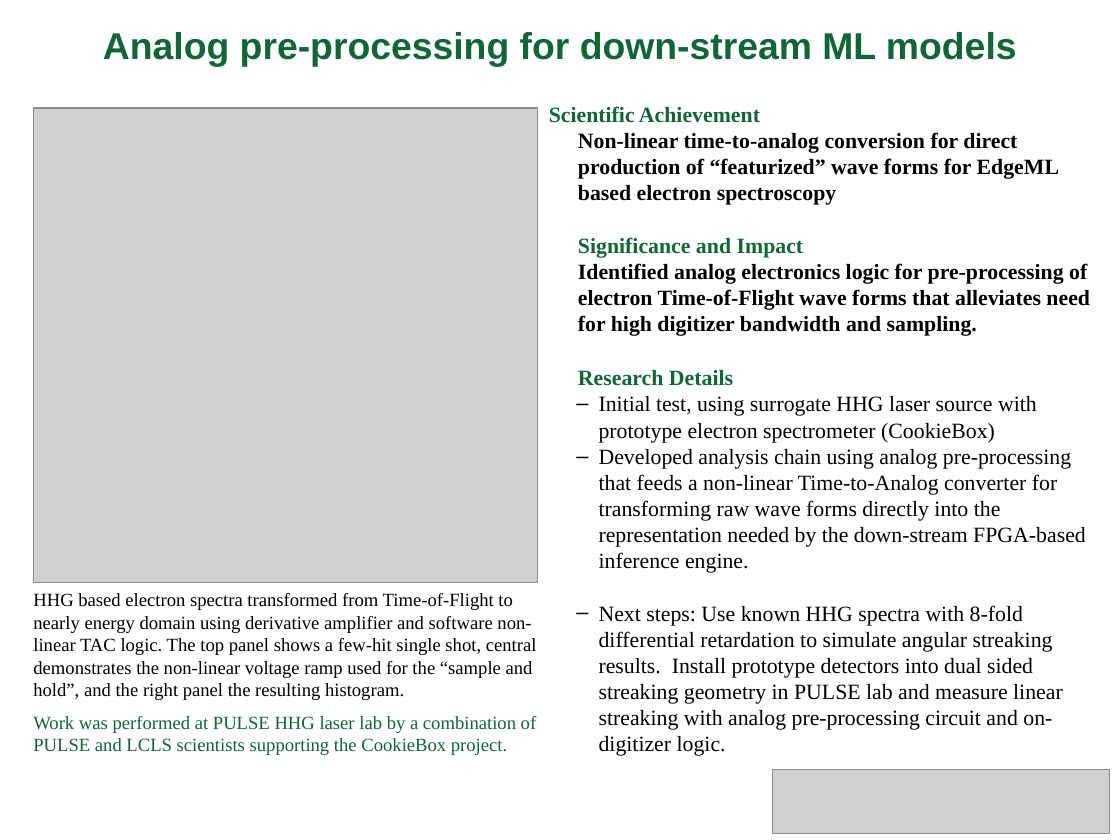
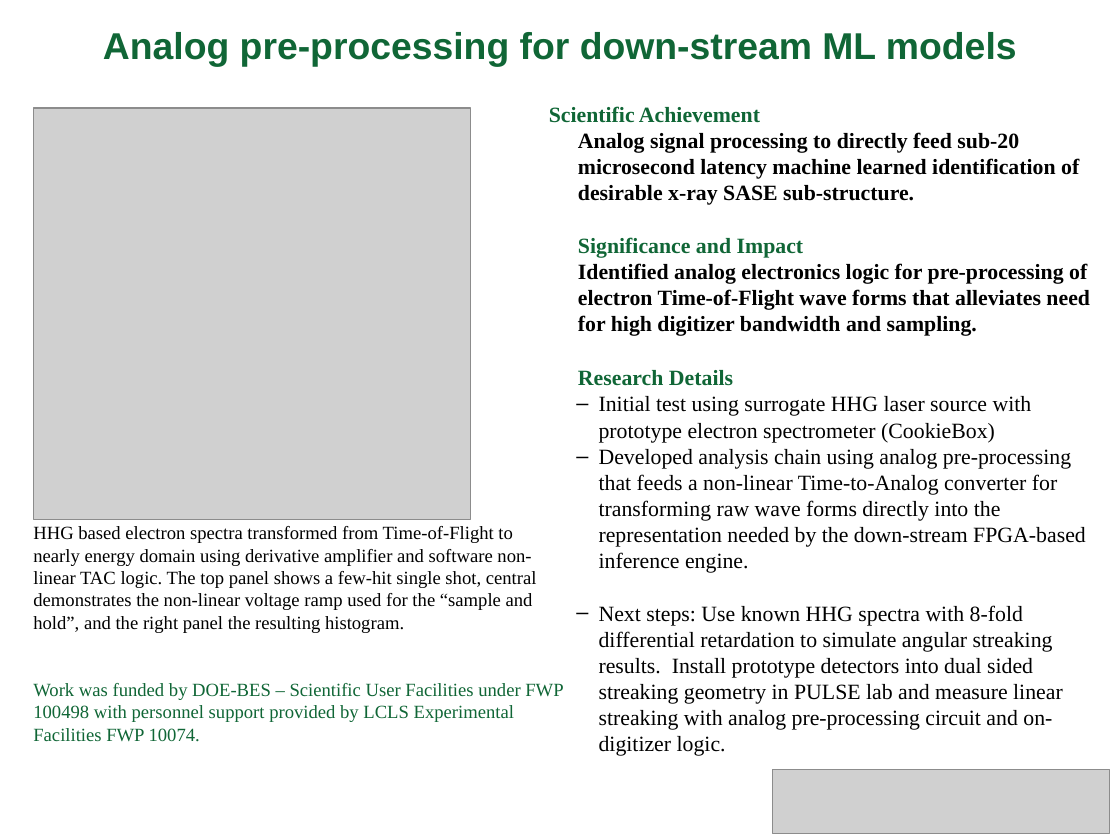
Before and after one commit to ryancoffee/cookiebox_dimulation, a slide deck: slide 2 of reports/Sept2019_Highlight-newFormat.odp (slide 1 before the commit). Drawn at 1120x840 pixels with LibreOffice and Linux fonts; fonts in the diff are those of the drawing; grey boxes stand for pictures; background and template pictures are left out. Boxes give left, top, right and bottom in pixels: in the first picture for what was removed or moved away, otherwise in the second. Text is boxed around its words. In the diff, an @@ line names an element or a change of style, - is before the commit and + after.

```diff
--- a/reports/Sept2019_Highlight-newFormat.odp
+++ b/reports/Sept2019_Highlight-newFormat.odp
@@ picture: place and size @@
-picture at (34, 108, 538, 582)
+picture at (34, 108, 470, 519)
@@ text at (578, 132, 1079, 205): text changed @@
-Non-linear time-to-analog conversion for direct production of “featurized” wave forms for EdgeML based electron spectroscopy
+Analog signal processing to directly feed sub-20 microsecond latency machine learned identification of desirable x-ray SASE sub-structure.
@@ text at (599, 396, 1032, 443): text changed @@
-  – Initial test, using surrogate HHG laser source with prototype electron spectrometer (CookieBox)
+  – Initial test using surrogate HHG laser source with prototype electron spectrometer (CookieBox)
@@ text "HHG based electron spectra transformed ...": place and size @@
-text "HHG based electron spectra transformed ..." at (33, 593, 537, 700)
+text "HHG based electron spectra transformed ..." at (33, 526, 537, 633)
@@ text added at (33, 683, 563, 742), 12 pt, text #106636 @@
+Work was funded by DOE-BES – Scientific User Facilities under FWP 100498 with personnel support provided by LCLS Experimental Facilities FWP 10074.
@@ text removed at (33, 716, 537, 755) @@
-Work was performed at PULSE HHG laser lab by a combination of PULSE and LCLS scientists supporting the CookieBox project.
```
Also in this commit, not shown: 1 other slide changed, 1 slide added, 23 other files.
